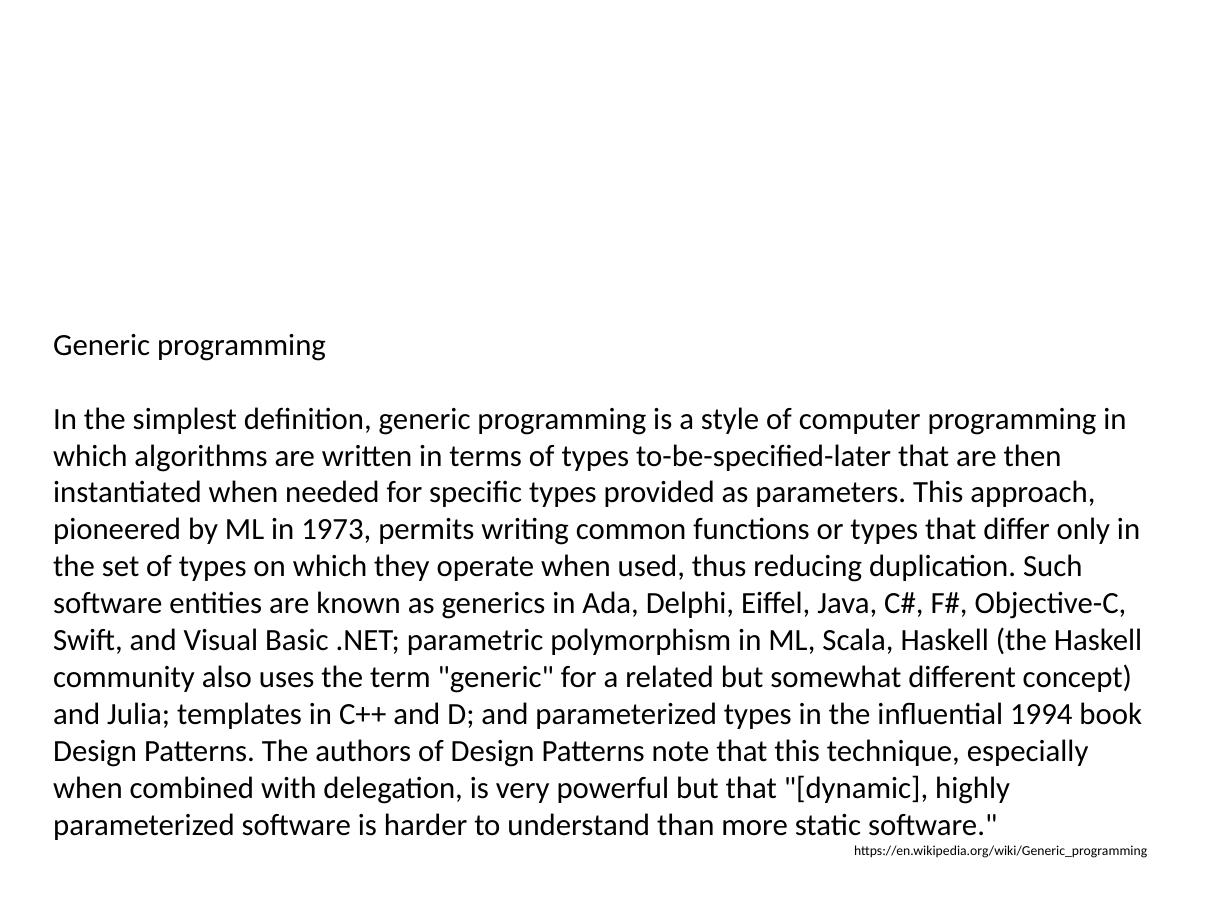
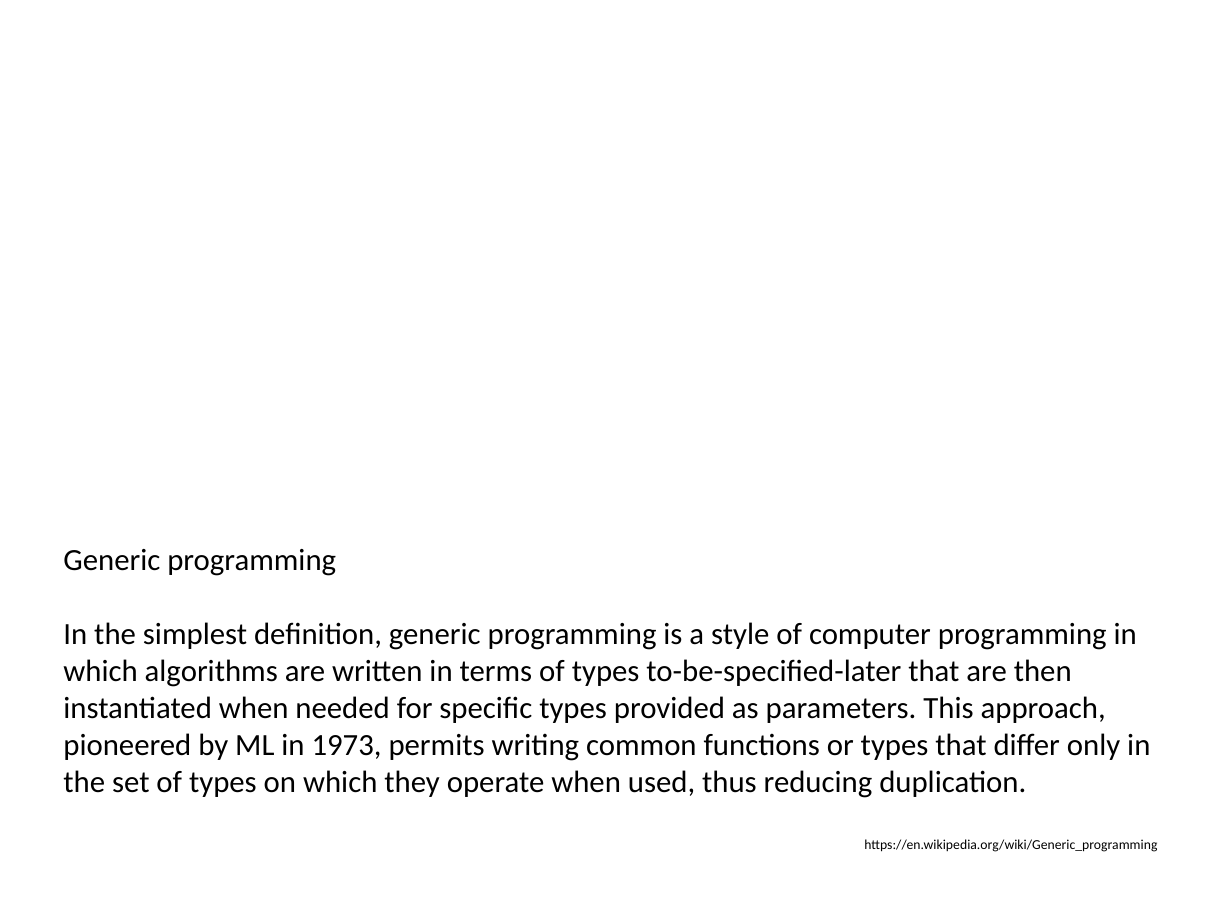
Before and after one commit to hotjk/translation, a slide deck: slide 12 of abstract.pptx (slide 10 before the commit). Drawn at 1232x924 pixels with LibreOffice and Linux fonts; fonts in the diff are those of the drawing. Boxes give left, top, right and bottom in pixels: in the first picture for what was removed or moved away, otherwise in the second. Text is boxed around its words. In the diff, an @@ line names an element or a change of style, - is before the commit and + after.

Commit message:
slide update

```diff
--- a/abstract.pptx
+++ b/abstract.pptx
@@ text "Generic programming" moved from (x1=53, y1=334, x2=1147, y2=858) to (x1=63, y1=549, x2=1157, y2=852) @@
@@ text at (x1=63, y1=622, x2=1150, y2=798): text changed @@
-In the simplest definition, generic programming is a style of computer programming in which algorithms are written in terms of types to-be-specified-later that are then instantiated when needed for specific types provided as parameters. This approach, pioneered by ML in 1973, permits writing common functions or types that differ only in the set of types on which they operate when used, thus reducing duplication. Such software entities are known as generics in Ada, Delphi, Eiffel, Java, C#, F#, Objective-C, Swift, and Visual Basic .NET; parametric polymorphism in ML, Scala, Haskell (the Haskell community also uses the term "generic" for a related but somewhat different concept) and Julia; templates in C++ and D; and parameterized types in the influential 1994 book Design Patterns. The authors of Design Patterns note that this technique, especially when combined with delegation, is very powerful but that "[dynamic], highly parameterized software is harder to understand than more static software."
+In the simplest definition, generic programming is a style of computer programming in which algorithms are written in terms of types to-be-specified-later that are then instantiated when needed for specific types provided as parameters. This approach, pioneered by ML in 1973, permits writing common functions or types that differ only in the set of types on which they operate when used, thus reducing duplication.
```
Also in this commit, not shown: 7 slides added, 1 slide removed.
